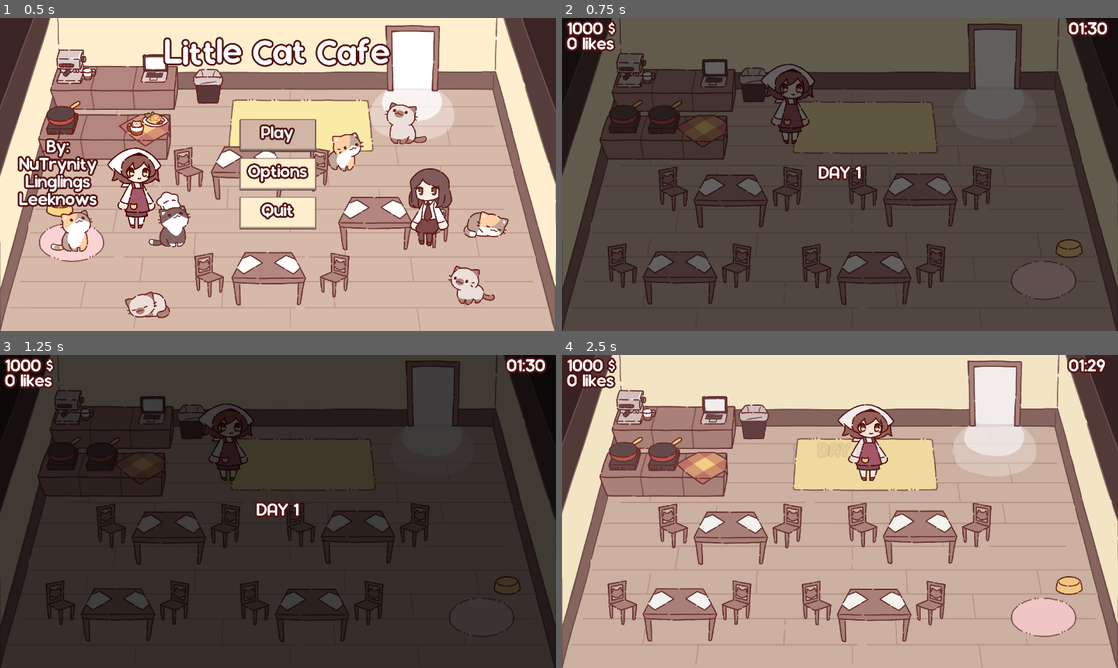
Above: before the commit, frames 1-4 (two rows, left to right).
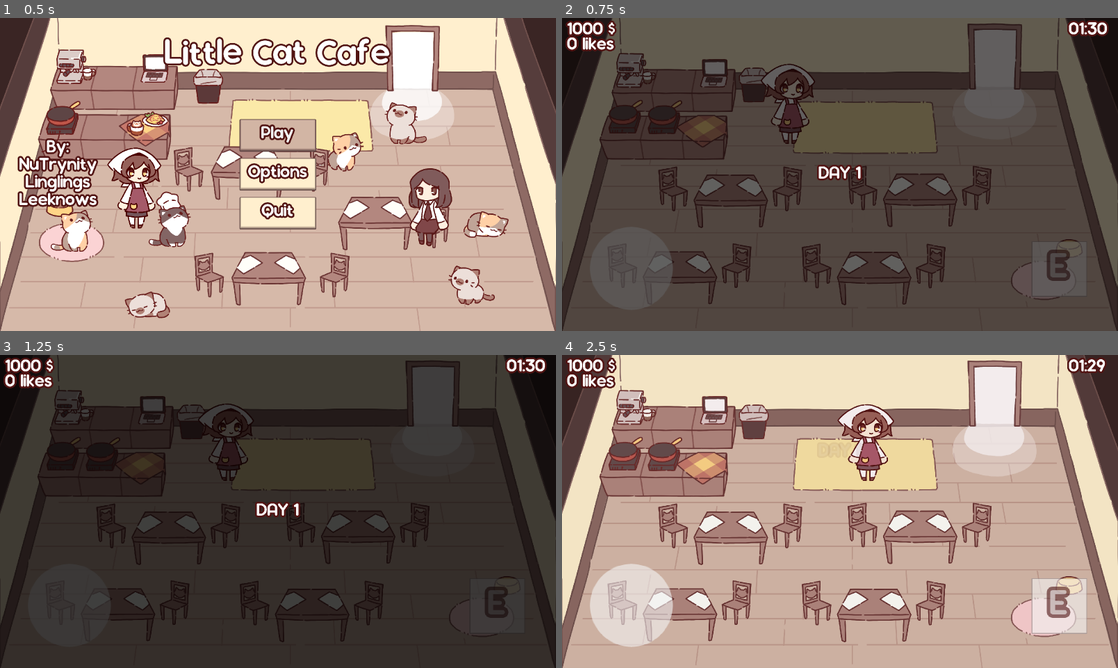
Above: after the commit, the same moments.

Repository: NuTrynity/Little-Cat-Cafe
Game: Godot game, scene res://Nodes/UI/main_menu.tscn
Two runs of this game, one before a commit and one after it. Both use one fixed random seed, a clock stepped at 60 frames per second and the inputs below.
Inputs (mouse positions are in pixels of both pictures, inside the frame that each line leads up to):
- Up to frame 1 (0.5 s): no input
- Up to frame 2 (0.75 s): click "Play" at 0.5 s
- Up to frame 3 (1.25 s): no input
- Up to frame 4 (2.5 s): move the mouse to (962, 495) at 1.27 s; hold Right (move_right) 1.28-2 s; hold E (interact) 1.28-2 s; click (962, 495) at 1.42 s; drag from (728, 527) to (995, 426) at 2.02 s

Frame 1 is identical in both runs. In frame 2, 1.3% of the frame differs, in the area x 5-95%, y 68-93%; in frame 3, 0.4%; in frame 4, 4.7%, in the area x 5-95%, y 66-94%.

Commit message:
fixed majority of the debug errors xD

Diff:
--- a/Nodes/CharacterNodes/npc.tscn
+++ b/Nodes/CharacterNodes/npc.tscn
@@ -10,9 +10,6 @@
 
 [sub_resource type="CircleShape2D" id="CircleShape2D_kgaf6"]
 radius = 154.081
-
-[sub_resource type="RectangleShape2D" id="RectangleShape2D_4kyqk"]
-size = Vector2(38, 25)
 
 [sub_resource type="RectangleShape2D" id="RectangleShape2D_1y8so"]
 size = Vector2(66, 48)
@@ -44,17 +41,6 @@
 position = Vector2(0, 120)
 shape = SubResource("CircleShape2D_kgaf6")
 
-[node name="ChairDetector" type="Area2D" parent="."]
-y_sort_enabled = true
-position = Vector2(1, -133)
-collision_layer = 4
-collision_mask = 4
-
-[node name="SitArea" type="CollisionShape2D" parent="ChairDetector"]
-position = Vector2(-1, 9)
-shape = SubResource("RectangleShape2D_4kyqk")
-debug_color = Color(0.71501, 0.443516, 7.70092e-07, 0.509804)
-
 [node name="LeaveDetector" type="Area2D" parent="."]
 
 [node name="CollisionShape2D" type="CollisionShape2D" parent="LeaveDetector"]
@@ -82,6 +68,4 @@
 table_manager = null
 npc_speed = 150
 
-[connection signal="area_entered" from="ChairDetector" to="." method="_on_chair_detector_area_entered"]
-[connection signal="area_exited" from="ChairDetector" to="." method="_on_chair_detector_area_exited"]
 [connection signal="area_entered" from="LeaveDetector" to="." method="_on_leave_detector_area_entered"]
--- a/Nodes/CharacterNodes/player.tscn
+++ b/Nodes/CharacterNodes/player.tscn
@@ -28,6 +28,5 @@
 debug_color = Color(1, 1, 1, 0.419608)
 
 [node name="JoyStick" parent="." instance=ExtResource("5_48k8c")]
-visible = false
 
 [connection signal="use_move_vector" from="JoyStick" to="." method="_on_joy_stick_use_move_vector"]
--- a/Nodes/Components/ai_movement.tscn
+++ b/Nodes/Components/ai_movement.tscn
@@ -11,8 +11,3 @@
 radius = 100.0
 avoidance_mask = 4
 debug_enabled = true
-
-[node name="Timer" type="Timer" parent="."]
-autostart = true
-
-[connection signal="timeout" from="Timer" to="." method="_on_timer_timeout"]
--- a/Nodes/UI/options_menu.tscn
+++ b/Nodes/UI/options_menu.tscn
@@ -26,6 +26,7 @@
 theme_override_constants/separation = 128
 
 [node name="Fullscreen" type="VBoxContainer" parent="Menu"]
+visible = false
 layout_mode = 2
 
 [node name="CheckButton" type="CheckButton" parent="Menu/Fullscreen"]
--- a/Scripts/CharacterScripts/Player.gd
+++ b/Scripts/CharacterScripts/Player.gd
@@ -6,7 +6,6 @@
 @onready var pivot : Node2D = $PlayerSkin
 @onready var start_scale : Vector2 = pivot.scale
 @onready var animations = $PlayerSkin/PlayerAnimations
-@onready var nav_agent = $NavigationAgent2D as NavigationAgent2D
 
 var input = Vector2.ZERO
 var joystick_input = Vector2(0, 0)
--- a/Scripts/CharacterScripts/ai_movement.gd
+++ b/Scripts/CharacterScripts/ai_movement.gd
@@ -7,7 +7,6 @@
 
 @onready var body := get_parent() as CharacterBody2D
 @onready var nav_agent := $NavigationAgent2D as NavigationAgent2D
-
 
 # call in process
 func approach_target():
Not shown: 5 places in Assets/Theme/main_menu.tres that only renumber resources
Not shown: 1 places in Nodes/CharacterNodes/npc.tscn that only renumber resources
Not shown, changed: export_presets.cfg
